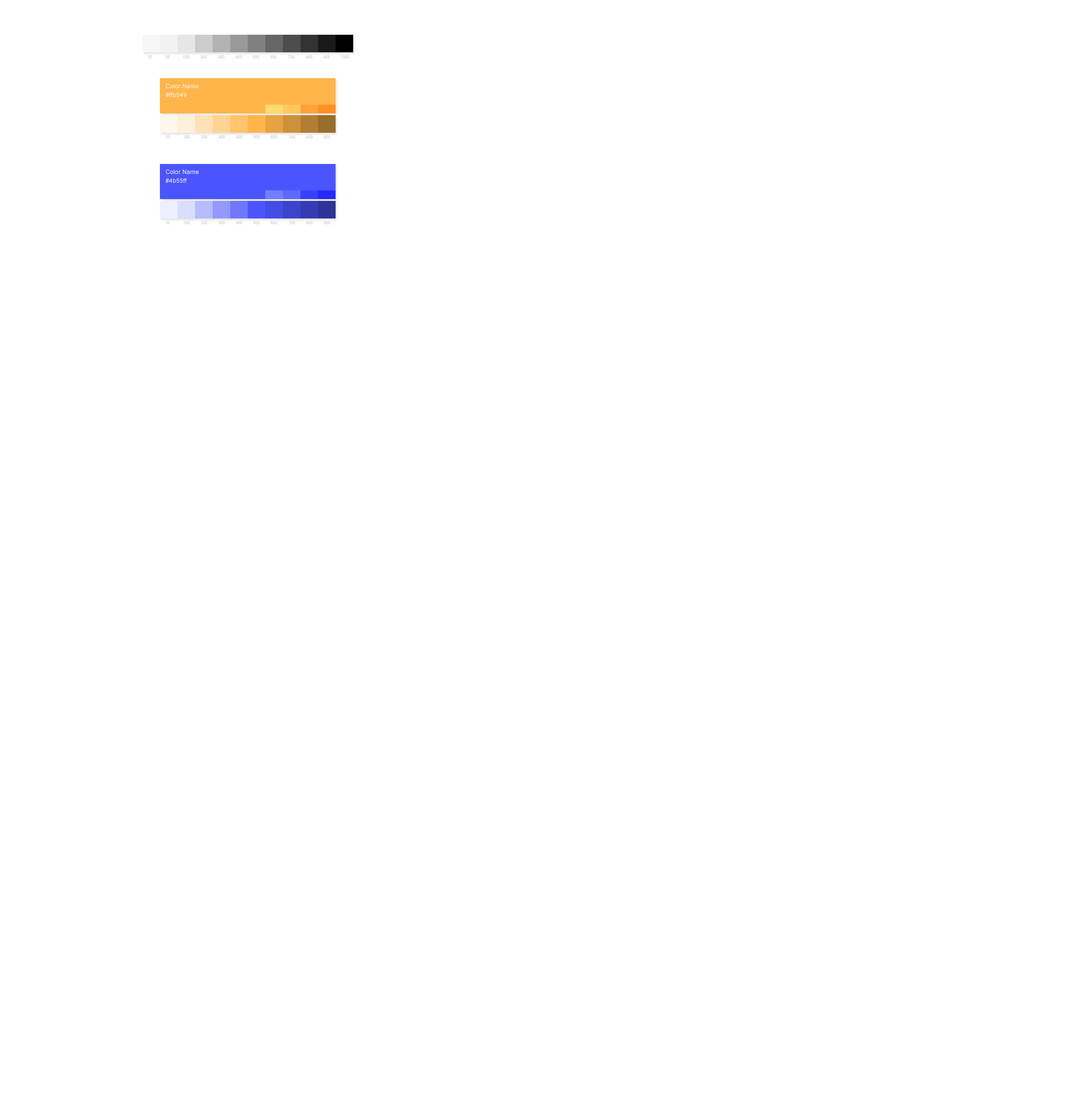
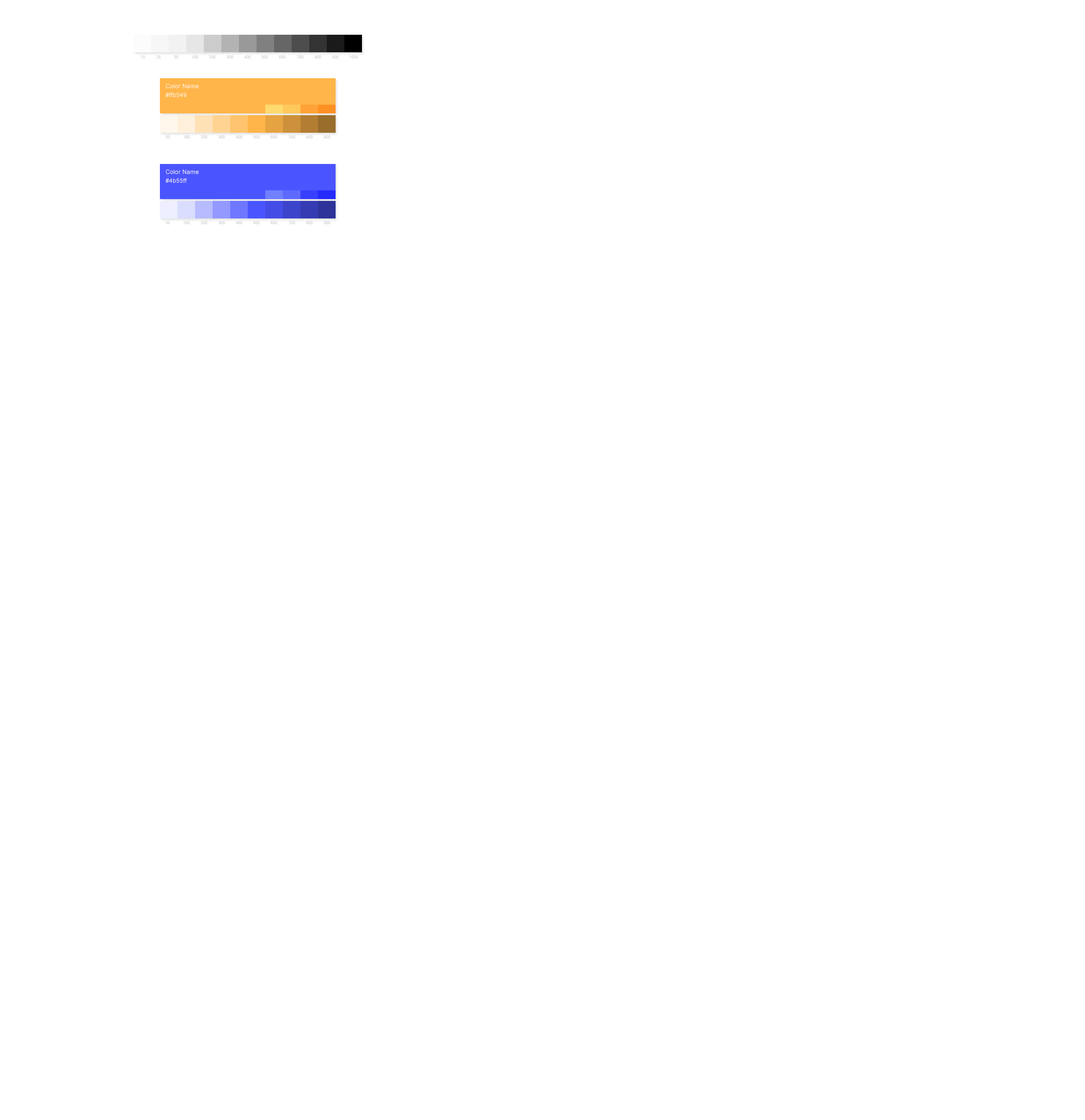
Layer changes from the first 1085 × 1120 image to the second:
painted on "Components" over bbox(133, 34, 363, 59)
